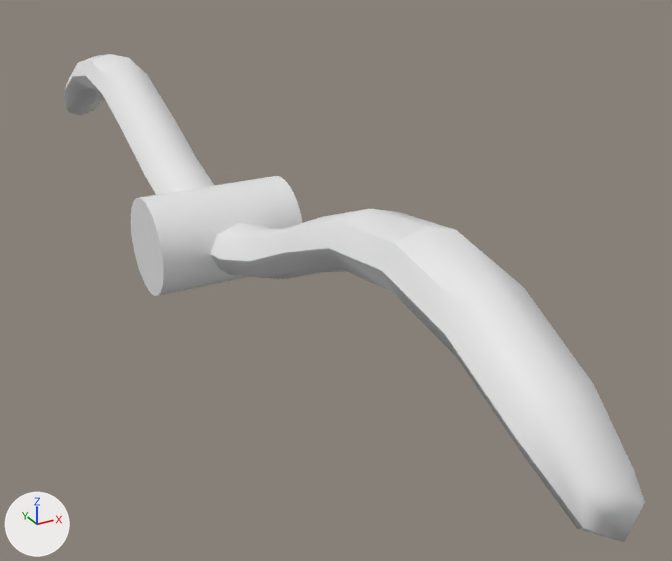
The FBX model ZTGKEngine/res/models/bujak.fbx, before and after one commit.
The view is the same before and after, from a camera (50 mm lens) standing at (-0.86, -1.81, 0.73) and looking at (0.04, -0.18, -0.08). The lights are fixed; the arrows at lower left show +X, +Y and +Z. Where no turn or scale is listed for an object, it has been applied to the vertices.
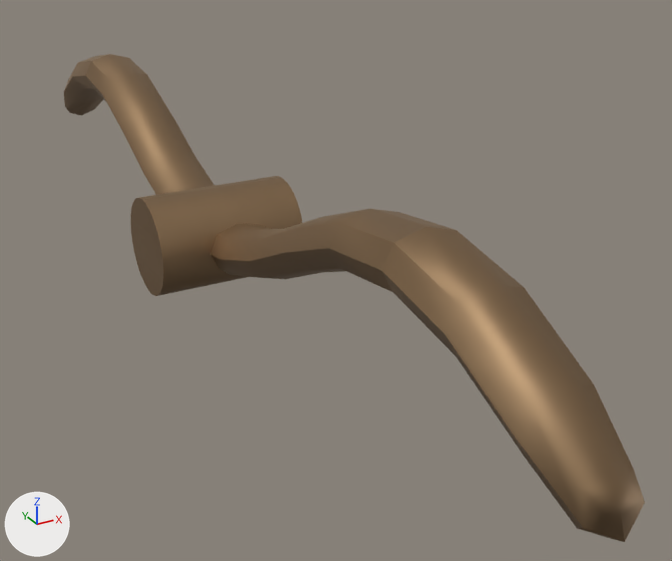
Changed parts and their boxes [x1, y1, x2, y2] in the pictures (672 x 561 px):
'Cube.025', surface changed (white to brown)
    both: [64, 54, 645, 542]

The change, as a list of edits to the scene's bpy script:
```text
Add img_waga2_metallic_png:
    img_waga2_metallic_png = load_image('waga2_Metallic.png', '_unpacked/waga2_Metallic.png', 2048, 2048, 'Non-Color')
Add img_waga2_basecolor_png:
    img_waga2_basecolor_png = load_image('waga2_BaseColor.png', '_unpacked/waga2_BaseColor.png', 2048, 2048, 'sRGB')
Add img_waga2_normal_png:
    img_waga2_normal_png = load_image('waga2_Normal.png', '_unpacked/waga2_Normal.png', 2048, 2048, 'Non-Color')
Change mat_waga2:
    where n0 = _N.new('ShaderNodeBsdfPrincipled'); n0.name = 'Principled BSDF'
    add n0.inputs[2].default_value = 0.563  # 'Roughness'
    add n2 = _N.new('ShaderNodeTexImage'); n2.name = 'Image Texture'
    add n2.image = img_waga2_basecolor_png
    add n3 = _N.new('ShaderNodeTexImage'); n3.name = 'Image Texture.001'
    add n3.image = img_waga2_metallic_png
    add n4 = _N.new('ShaderNodeTexImage'); n4.name = 'Image Texture.002'
    add n4.image = img_waga2_normal_png
    add n5 = _N.new('ShaderNodeNormalMap'); n5.name = 'Normal Map'
    add _L.new(n2.outputs[0], n0.inputs[0])  # 'Color' to 'Base Color'
    add _L.new(n3.outputs[0], n0.inputs[1])  # 'Color' to 'Metallic'
    add _L.new(n4.outputs[0], n5.inputs[1])  # 'Color' to 'Color'
    add _L.new(n5.outputs[0], n0.inputs[5])  # 'Normal' to 'Normal'
```
